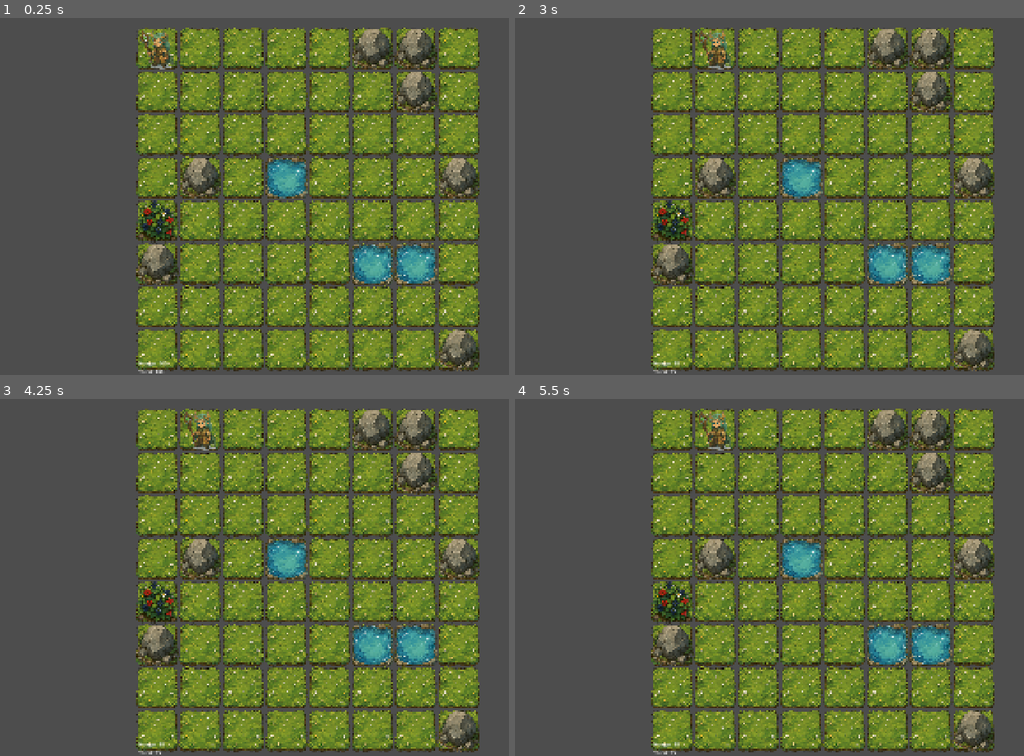
Above: before the commit, frames 1-4 (two rows, left to right).
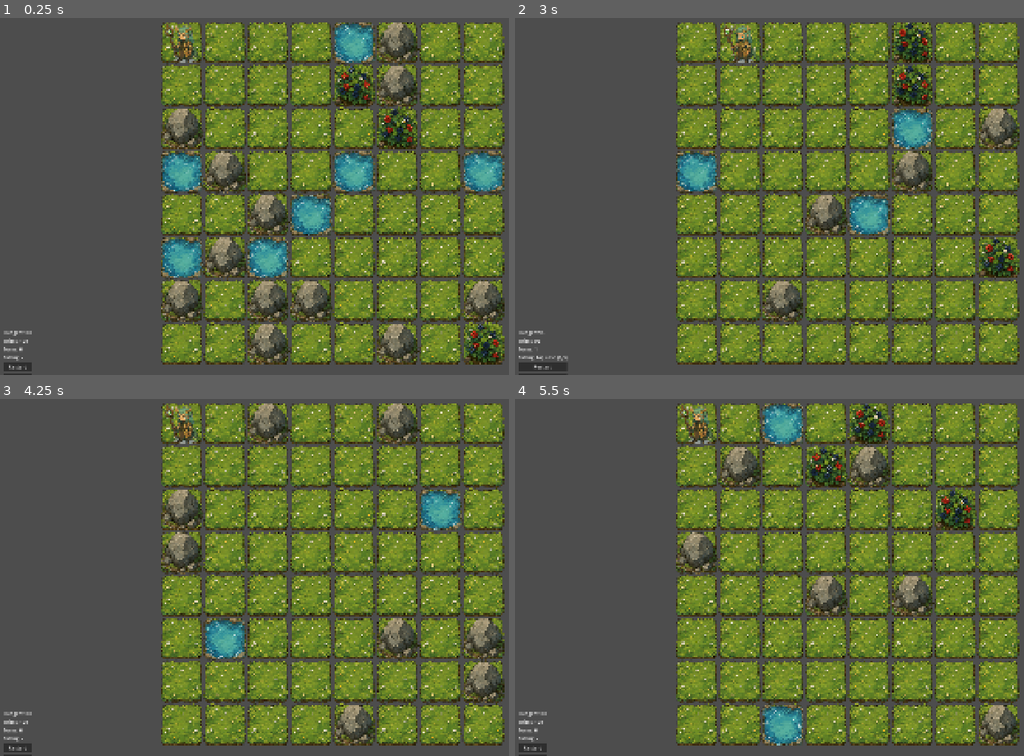
Above: after the commit, the same moments.

Repository: CharlieG42/Zimut
Game: Godot game, scene res://scenes/world.tscn
The game is run twice, just before and just after one commit, with the same random seed, the same clock (stepped at 60 frames per second) and the same inputs.
Inputs (mouse positions are in pixels of both pictures, inside the frame that each line leads up to):
- Up to frame 1 (0.25 s): no input
- Up to frame 2 (3 s): click (530, 367) at 0.5 s, where only the run after the commit has a clickable "Restart"; click (530, 367) at 1.25 s, where only the run after the commit has a clickable "Restart"; click (530, 367) at 2 s, where only the run after the commit has a clickable "Restart"; tap Enter at 2.75 s; move the mouse to (942, 171) at 2.77 s; hold Right (ui_right) from 2.78 s (still down); click (942, 171) at 2.92 s
- Up to frame 3 (4.25 s): release Right (ui_right) at 3.5 s; click (25, 748) at 3.5 s, where only the run after the commit has a clickable "Restart"
- Up to frame 4 (5.5 s): tap Space at 4.25 s; move the mouse to (693, 591) at 4.27 s; hold Down (ui_down) 4.28-5 s; click (693, 591) at 4.42 s; click (540, 748) at 5 s, where only the run after the commit has a clickable "Restart"

The runs differ from the first frame. In frame 1, 57% of the frame differs, in the area x 0-100%, y 1-100%; in frame 2, 55%; in frame 3, 55%; in frame 4, 55%.

Commit message:
Update from Claude

Diff:
--- a/prototype/zoe/scenes/world.tscn
+++ b/prototype/zoe/scenes/world.tscn
@@ -2,6 +2,10 @@
 
 [ext_resource type="Script" uid="uid://d2j7e14ly8muv" path="res://scripts/world.gd" id="1_nnsk1"]
 
-[node name="Node2D" type="Node2D" unique_id=1645247345]
+[node name="World" type="Node2D" unique_id=1645247345]
 position = Vector2(440, 70)
 script = ExtResource("1_nnsk1")
+
+[node name="Camera2D" type="Camera2D" parent="." unique_id=1091653515]
+position = Vector2(440, 550)
+ignore_rotation = false
--- a/prototype/zoe/scripts/game_manager.gd
+++ b/prototype/zoe/scripts/game_manager.gd
@@ -4,17 +4,24 @@
 signal victory
 signal defeat
 
+# Reference directe injectee par world.gd (plus fiable que get_node("World"),
+# qui plantait car le noeud racine ne s'appelait pas "World")
+var world: Node2D
+
 func _ready():
-	# Connecter les signaux
 	connect("victory", Callable(self, "_on_victory"))
 	connect("defeat", Callable(self, "_on_defeat"))
 
 func _on_victory():
-	var world = get_tree().root.get_node("World")
-	world.get_node("UI/MessageLabel").text = "Victoire ! Pierre de la Terre trouvee !"
-	world.get_node("UI/MessageLabel").visible = true
+	if world == null:
+		return
+	var label = world.get_node("UI/MessageLabel")
+	label.text = "Victoire ! Pierre de la Terre trouvee !"
+	label.visible = true
 
 func _on_defeat():
-	var world = get_tree().root.get_node("World")
-	world.get_node("UI/MessageLabel").text = "Game Over ! Faim ou soif a 0..."
-	world.get_node("UI/MessageLabel").visible = true
+	if world == null:
+		return
+	var label = world.get_node("UI/MessageLabel")
+	label.text = "Game Over ! Faim ou soif a 0..."
+	label.visible = true
--- a/prototype/zoe/scripts/player.gd
+++ b/prototype/zoe/scripts/player.gd
@@ -20,7 +20,18 @@
 	collision.shape.size = Vector2(CELL_SIZE, CELL_SIZE)
 	add_child(collision)
 
+	# Nécessaire pour que area_entered soit émis
+	area_entered.connect(_on_area_entered)
+
+	# DEBUG : confirme que le joueur est bien pret et reçoit l'input
+	print("[Player] pret. position_grid=", position_grid, " can_move=", can_move)
+
 func _input(event):
+	# DEBUG : log de TOUT event clavier pertinent, meme si can_move est false,
+	# pour verifier que les evenements arrivent bien jusqu'ici.
+	if event is InputEventKey and event.pressed and not event.echo:
+		print("[Player] touche recue: ", event.as_text(), " | can_move=", can_move)
+
 	if not can_move:
 		return
 
@@ -34,21 +45,23 @@
 		_request_move(Vector2i(0, -1))
 
 func _request_move(direction: Vector2i):
-	emit_signal("move_request", direction)
+	print("[Player] demande de mouvement: ", direction)
 	can_move = false
+	move_request.emit(direction)
 
 func move_to_grid_position(new_position: Vector2i):
 	position_grid = new_position
 	position = Vector2(
-		new_position.x * CELL_SIZE + CELL_SIZE / 2,
-		new_position.y * CELL_SIZE + CELL_SIZE / 2
+		new_position.x * CELL_SIZE,
+		new_position.y * CELL_SIZE
 	)
 	can_move = true
+	print("[Player] move_to_grid_position appele. position_grid maintenant=", position_grid, " can_move=", can_move)
 
 func _on_area_entered(area: Area2D):
 	if area.name == "Collectible_berries":
-		emit_signal("collect", "berries")
+		collect.emit("berries")
 		area.queue_free()
 	elif area.name == "Collectible_water":
-		emit_signal("collect", "water")
+		collect.emit("water")
 		area.queue_free()
--- a/prototype/zoe/scripts/tile.gd
+++ b/prototype/zoe/scripts/tile.gd
@@ -1,23 +1,24 @@
 extends Area2D
 
-# Type de la case (grass, berries, water, etc.)
+# NOTE : ce script n'est actuellement attache a aucun noeud cree dans world.gd
+# (les tiles sont des Node2D simples, sans script). Il est corrige ici au cas
+# ou tu veuilles l'utiliser plus tard pour du clic case-par-case.
+
 @export var tile_type: String = "grass"
+const CELL_SIZE := 140
 
 func _ready():
-	# Detecter les clics sur la case
 	set_process_input(true)
 
 func _input(event):
 	if event is InputEventMouseButton and event.pressed and event.button_index == MOUSE_BUTTON_LEFT:
-		if get_global_mouse_position().distance_to(position) < 70:  # Clic sur la case
-			var world = get_tree().root.get_node("World")
+		if get_global_mouse_position().distance_to(global_position) < 70:
+			var world = get_tree().current_scene
 			var player = world.get_node("Player")
-			var player_grid_pos = player.position_grid
-			var this_grid_pos = Vector2(position.x / 140, position.y / 140)
+			var player_grid_pos: Vector2i = player.position_grid
+			var this_grid_pos := Vector2i(int(position.x / CELL_SIZE), int(position.y / CELL_SIZE))
 
-			# Verifier si la case est adjacente au joueur
 			if (player_grid_pos - this_grid_pos).length_squared() == 1:
-				# Deplacer le joueur vers cette case
 				player.move_to_grid_position(this_grid_pos)
 
 func _on_body_entered(body):
--- a/prototype/zoe/scripts/world.gd
+++ b/prototype/zoe/scripts/world.gd
@@ -18,6 +18,7 @@
 	_setup_player()
 	_setup_ui()
 	_setup_game_manager()
+	print("[World] pret. Node racine='", name, "' Camera scale devrait etre (1,1).")
 
 func _setup_grid():
 	for y in range(GRID_SIZE):
@@ -36,12 +37,14 @@
 	sprite.position = Vector2(CELL_SIZE / 2, CELL_SIZE / 2)
 	tile.add_child(sprite)
 
-	if randf() < 0.1:
-		_add_obstacle(tile)
-	elif randf() < 0.05:
-		_add_collectible(tile, "berries")
-	elif randf() < 0.05:
-		_add_collectible(tile, "water")
+	# La case de depart du joueur reste toujours libre
+	if pos != PLAYER_START:
+		if randf() < 0.1:
+			_add_obstacle(tile)
+		elif randf() < 0.05:
+			_add_collectible(tile, "berries")
+		elif randf() < 0.05:
+			_add_collectible(tile, "water")
 	return tile
 
 func _add_obstacle(tile: Node2D):
@@ -83,16 +86,24 @@
 		PLAYER_START.y * CELL_SIZE
 	)
 	player_node.set_script(load("res://scripts/player.gd"))
-	player_node.connect("move_request", Callable(self, "_on_player_move_request"))
 	add_child(player_node)
+	# connecte APRES add_child : garantit que le script/les signaux existent deja
+	player_node.move_request.connect(_on_player_move_request)
+	player_node.collect.connect(_on_player_collect)
 
 func _setup_ui():
+	var layer := CanvasLayer.new()
+	layer.name = "UILayer"
+	add_child(layer)
+
 	ui = Control.new()
 	ui.name = "UI"
-	ui.position = Vector2(10, get_viewport_rect().size.y - 120)
+	ui.mouse_filter = Control.MOUSE_FILTER_IGNORE  # ne doit JAMAIS intercepter les clics/tap sur la grille
+	ui.position = Vector2(10, get_viewport_rect().size.y - 150)
 
 	var vbox := VBoxContainer.new()
 	vbox.name = "StatsContainer"
+	vbox.mouse_filter = Control.MOUSE_FILTER_IGNORE
 	vbox.size_flags_horizontal = Control.SIZE_SHRINK_CENTER
 	ui.add_child(vbox)
 
@@ -111,34 +122,62 @@
 	turn_label.text = "Turns: %d" % turn_count
 	vbox.add_child(turn_label)
 
+	var debug_label := Label.new()
+	debug_label.name = "DebugLabel"
+	debug_label.text = "Debug: -"
+	vbox.add_child(debug_label)
+
+	var message_label := Label.new()
+	message_label.name = "MessageLabel"
+	message_label.visible = false
+	ui.add_child(message_label)
+
 	var restart_button := Button.new()
 	restart_button.text = "Restart"
+	restart_button.mouse_filter = Control.MOUSE_FILTER_STOP
 	restart_button.pressed.connect(_on_restart_pressed)
 	vbox.add_child(restart_button)
 
 	var quit_button := Button.new()
 	quit_button.text = "Quit"
+	quit_button.mouse_filter = Control.MOUSE_FILTER_STOP
 	quit_button.pressed.connect(_on_quit_pressed)
 	vbox.add_child(quit_button)
 
-	add_child(ui)
+	layer.add_child(ui)
 
 func update_ui():
 	ui.get_node("StatsContainer/HungerLabel").text = "Hunger: %d" % hunger
 	ui.get_node("StatsContainer/ThirstLabel").text = "Thirst: %d" % thirst
 	ui.get_node("StatsContainer/TurnLabel").text = "Turns: %d" % turn_count
+
+func _set_debug(text: String):
+	if ui and ui.has_node("StatsContainer/DebugLabel"):
+		ui.get_node("StatsContainer/DebugLabel").text = "Debug: %s" % text
 
 func _setup_game_manager():
 	game_manager = Node.new()
 	game_manager.name = "GameManager"
 	game_manager.set_script(load("res://scripts/game_manager.gd"))
 	add_child(game_manager)
+	game_manager.world = self  # reference directe, plus fiable que get_node("World")
+
+func _on_player_collect(item_type: String):
+	if item_type == "berries":
+		hunger = min(100, hunger + 20)
+	elif item_type == "water":
+		thirst = min(100, thirst + 20)
+	update_ui()
 
 func _on_player_move_request(direction: Vector2i):
 	var current_pos: Vector2i = player_node.position_grid
 	var new_position: Vector2i = current_pos + direction
 
-	# Vérifier obstacle
+	if new_position.x < 0 or new_position.x >= GRID_SIZE or new_position.y < 0 or new_position.y >= GRID_SIZE:
+		_set_debug("hors grille %s" % str(new_position))
+		player_node.can_move = true
+		return
+
 	var target_tile: Node2D = grid[new_position.y][new_position.x]
 	var has_obstacle := false
 	for child in target_tile.get_children():
@@ -146,27 +185,24 @@
 			has_obstacle = true
 			break
 
-	if not has_obstacle:
-		player_node.position = Vector2(
-			new_position.x * CELL_SIZE,
-			new_position.y * CELL_SIZE
-		)
-		player_node.position_grid = new_position
-
-		# Collectibles
-		for child in target_tile.get_children():
-			if child.name.begins_with("Collectible_") and child.has_meta("type"):
-				var type: String = child.get_meta("type") as String
-				if type == "berries":
-					hunger = min(100, hunger + 20)
-					update_ui()
-				elif type == "water":
-					thirst = min(100, thirst + 20)
-					update_ui()
-				child.queue_free()
-		end_turn()
-	else:
+	if has_obstacle:
+		print("[World] Mouvement bloque : rocher en ", new_position)
+		_set_debug("bloque par rocher en %s" % str(new_position))
 		player_node.can_move = true
+		return
+
+	player_node.move_to_grid_position(new_position)
+	_set_debug("deplace vers %s" % str(new_position))
+
+	for child in target_tile.get_children():
+		if child.name.begins_with("Collectible_") and child.has_meta("type"):
+			var type: String = child.get_meta("type") as String
+			if type == "berries":
+				hunger = min(100, hunger + 20)
+			elif type == "water":
+				thirst = min(100, thirst + 20)
+			child.queue_free()
+	end_turn()
 
 func _on_restart_pressed():
 	get_tree().reload_current_scene()
@@ -185,15 +221,44 @@
 	player_node.can_move = true
 	update_ui()
 
-func _unhandled_input(event):
+func _input(event):
+	# DEBUG : confirme que le World recoit bien les evenements tactiles/souris
+	if event is InputEventScreenTouch or event is InputEventMouseButton:
+		print("[World] event tactile/souris recu: ", event)
+
+	if not player_node.can_move:
+		return
+
+	var pressed_pos := Vector2.ZERO
+	var is_tap := false
+
 	if event is InputEventScreenTouch and event.pressed:
-		if not player_node.can_move:
-			return
-		var world_pos = get_global_mouse_position()
-		var target_x = floor(world_pos.x / CELL_SIZE)
-		var target_y = floor(world_pos.y / CELL_SIZE)
-		var current_pos: Vector2i = player_node.position_grid
-		var dx = target_x - current_pos.x
-		var dy = target_y - current_pos.y
-		if abs(dx) + abs(dy) == 1:
-			player_node.emit_signal("move_request", Vector2i(dx, dy))
+		pressed_pos = event.position
+		is_tap = true
+	elif event is InputEventMouseButton and event.pressed and event.button_index == MOUSE_BUTTON_LEFT:
+		pressed_pos = event.position
+		is_tap = true
+
+	if not is_tap:
+		return
+
+	# IMPORTANT : on convertit en coordonnees LOCALES a World (to_local),
+	# sinon la position du noeud World (440,70) et l'offset de la camera
+	# faussent completement le calcul de la case.
+	var world_pos: Vector2 = to_local(get_global_mouse_position())
+	var target_x: int = int(floor(world_pos.x / CELL_SIZE))
+	var target_y: int = int(floor(world_pos.y / CELL_SIZE))
+
+	print("[World] tap ecran=", pressed_pos, " -> monde=", world_pos, " -> case=(", target_x, ",", target_y, ")")
+	_set_debug("tap case (%d,%d)" % [target_x, target_y])
+
+	if target_x < 0 or target_x >= GRID_SIZE or target_y < 0 or target_y >= GRID_SIZE:
+		return
+
+	var current_pos: Vector2i = player_node.position_grid
+	var dx: int = target_x - current_pos.x
+	var dy: int = target_y - current_pos.y
+
+	if abs(dx) + abs(dy) == 1:
+		player_node.can_move = false
+		player_node.move_request.emit(Vector2i(dx, dy))
Not shown, added: prototype/zimut/assets/sprites/players/assassin.png.import
Not shown, added: prototype/zimut/assets/sprites/players/chasseur.png.import
Not shown, added: prototype/zimut/assets/sprites/players/druide.png.import
Not shown, added: prototype/zimut/assets/sprites/players/heal.png.import
Not shown, added: prototype/zimut/assets/sprites/players/invocateur.png.import
Not shown, added: prototype/zimut/assets/sprites/players/tank.png.import
Not shown, removed: prototype/zoe/scenes.zip
